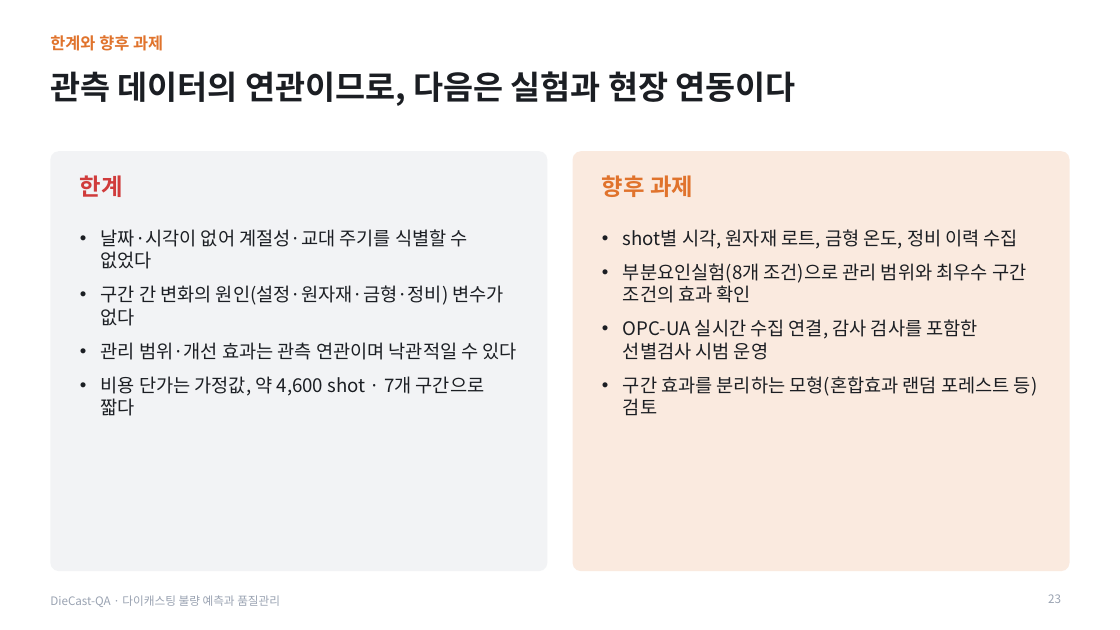
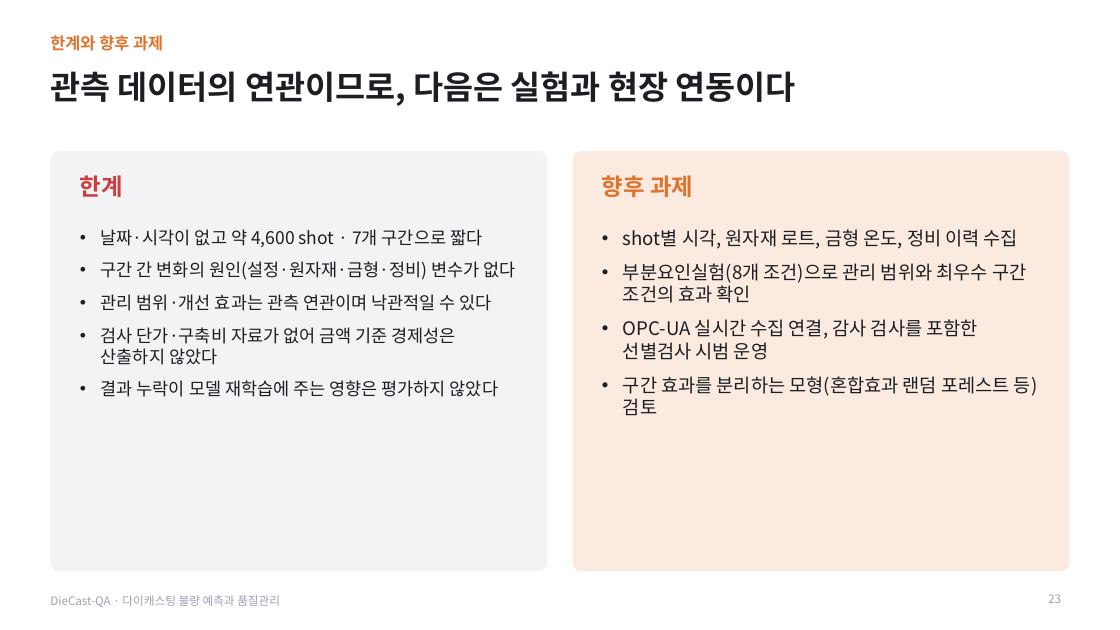
Before and after one commit to seoki0804/DieCast-QA-public, a slide deck: slide 23 of docs/presentation/DieCast-QA_최종발표.pptx. Drawn at 1120x630 pixels with LibreOffice and Linux fonts; fonts in the diff are those of the drawing. Boxes give left, top, right and bottom in pixels: in the first picture for what was removed or moved away, otherwise in the second. Text is boxed around its words. In the diff, an @@ line names an element or a change of style, - is before the commit and + after.

Commit message:
docs: 검사 비용 해석 보완 (단순 방식 대비 절감, 규칙 대비 모델 가치, 8.4절)

```diff
--- a/docs/presentation/DieCast-QA_최종발표.pptx
+++ b/docs/presentation/DieCast-QA_최종발표.pptx
@@ text at (x1=101, y1=229, x2=482, y2=247): text changed; size 16 to 15 pt @@
-• 날짜·시각이 없어 계절성·교대 주기를 식별할 수 없었다
+• 날짜·시각이 없고 약 4,600 shot · 7개 구간으로 짧다
@@ text at (x1=101, y1=261, x2=516, y2=311): size 16 to 15 pt in "구간 간 변화의 원인(설정·원자재·금형·정비) 변수가 없다", "관리 범위·개선 효과는 관측 연관이며 낙관적일 수 ..." @@
@@ text at (x1=101, y1=327, x2=498, y2=397): text changed; size 16 to 15 pt @@
-• 비용 단가는 가정값, 약 4,600 shot · 7개 구간으로 짧다
+• 검사 단가·구축비 자료가 없어 금액 기준 경제성은 산출하지 않았다
+• 결과 누락이 모델 재학습에 주는 영향은 평가하지 않았다
```
Also in this commit, not shown: 4 other slides changed, 5 other files.
